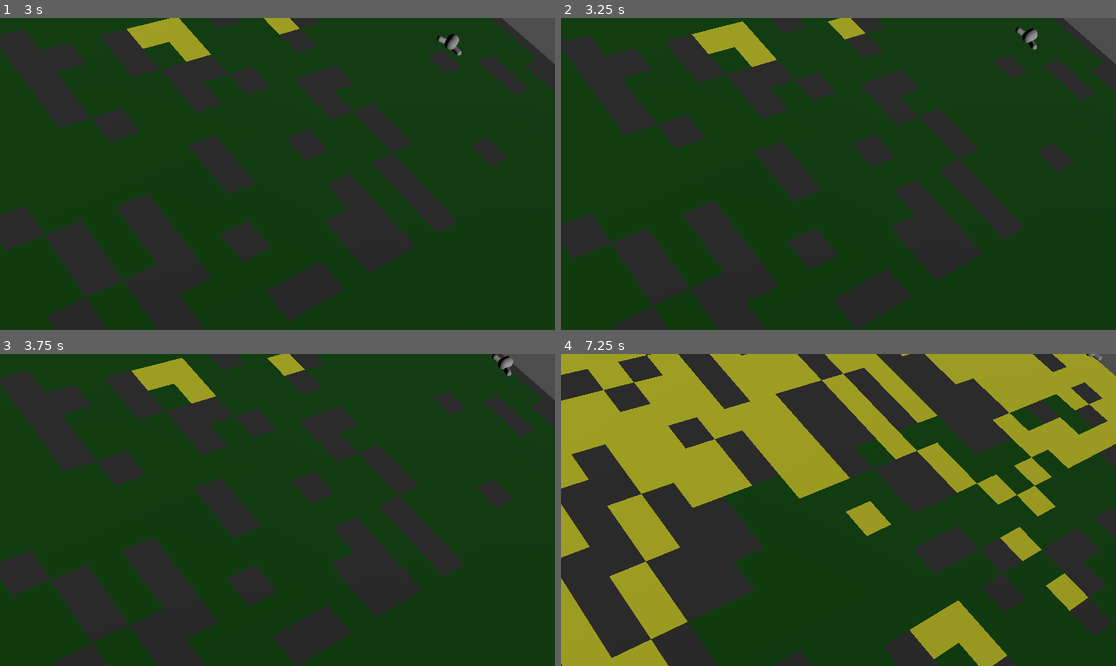
Above: before the commit, frames 1-4 (two rows, left to right).
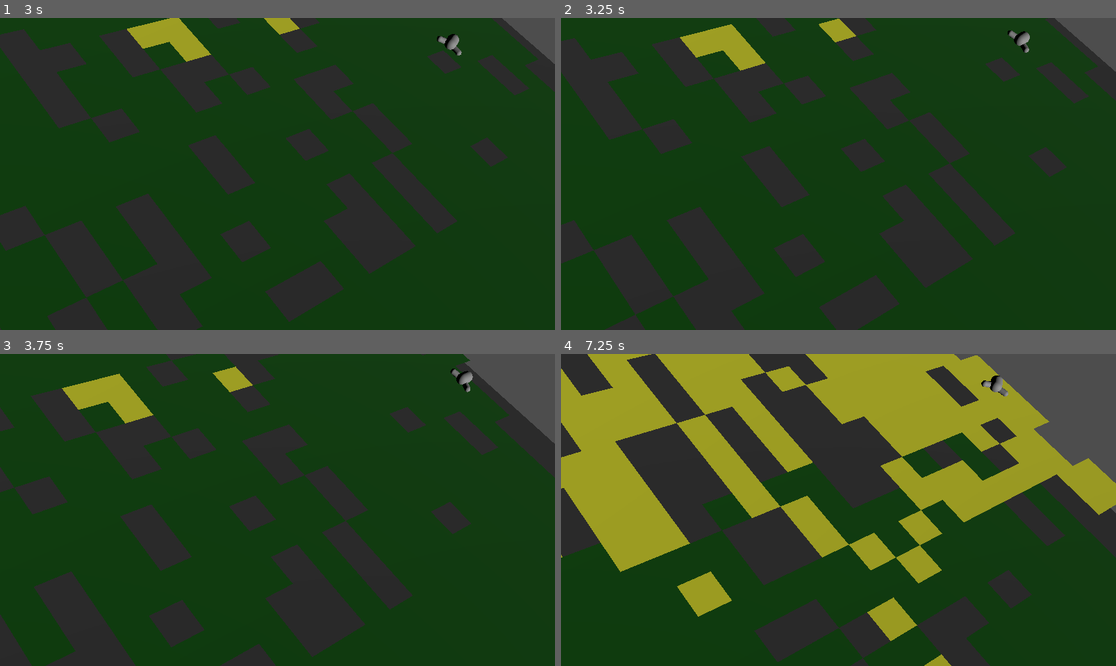
Above: after the commit, the same moments.

Repository: flatweb/gwj90Murat
Game: Godot game, scene res://game.tscn
Two runs of this game, one before a commit and one after it. Both use one fixed random seed, a clock stepped at 60 frames per second and the inputs below.
Inputs:
- Up to frame 1 (3 s): hold Right (droite) 0.53-1.28 s; hold Left (gauche) 1.28-2.03 s; hold Right (droite) from 2.03 s (still down)
- Up to frame 2 (3.25 s): keep holding Right (droite)
- Up to frame 3 (3.75 s): release Right (droite) at 3.53 s; hold Left (gauche) from 3.53 s (still down)
- Up to frame 4 (7.25 s): release Left (gauche) at 5.78 s; hold Right (droite) from 5.78 s (still down)

Frame 1 is identical in both runs. In frame 2, 17% of the frame differs, in the area x 0-100%, y 0-100%; in frame 3, 31%; in frame 4, 57%.

Commit message:
mouvement latéral de la caméra pour suivre l'oiseau qui va trop vers la gauche ou la droite #7

Diff:
--- a/camera_3d.gd
+++ b/camera_3d.gd
@@ -13,7 +13,6 @@
 # Note : la caméra a un Z > followed, distancez > 0
 var distancez : float
 # distance sur l'axe x à respecter (à l'écart ECART_MAX_X près)
-# Note : la caméra a un Z > followed, distancez > 0
 var distancex : float
 # écart absolu max toléré pour le suivi sur l'axe des x
 const ECART_MAX_X = 5.0
@@ -28,6 +27,12 @@
 	# Si la caméra est trop loin derrière, on avance la caméra
 	if self.position.z - followed.position.z > distancez:
 		self.position.z = followed.position.z + distancez
-	# Si on est troip près on ne fait rien
+	# Si on est trop près on ne fait rien
 
+	# Si la caméra est trop décalé en X, on va suivre
+	if abs(self.position.x - followed.position.x - distancex) > ECART_MAX_X:
+		# signe de l'écart (camera trop à gauche > 0, caméra trop à droite < 0)
+		var sign_ecart = sign(self.position.x - followed.position.x - distancex)
+		# on recale la caméra sur l'écartmax
+		self.position.x = followed.position.x + distancex + ECART_MAX_X * sign_ecart
 	# TODO : gérer aussi le latéral
